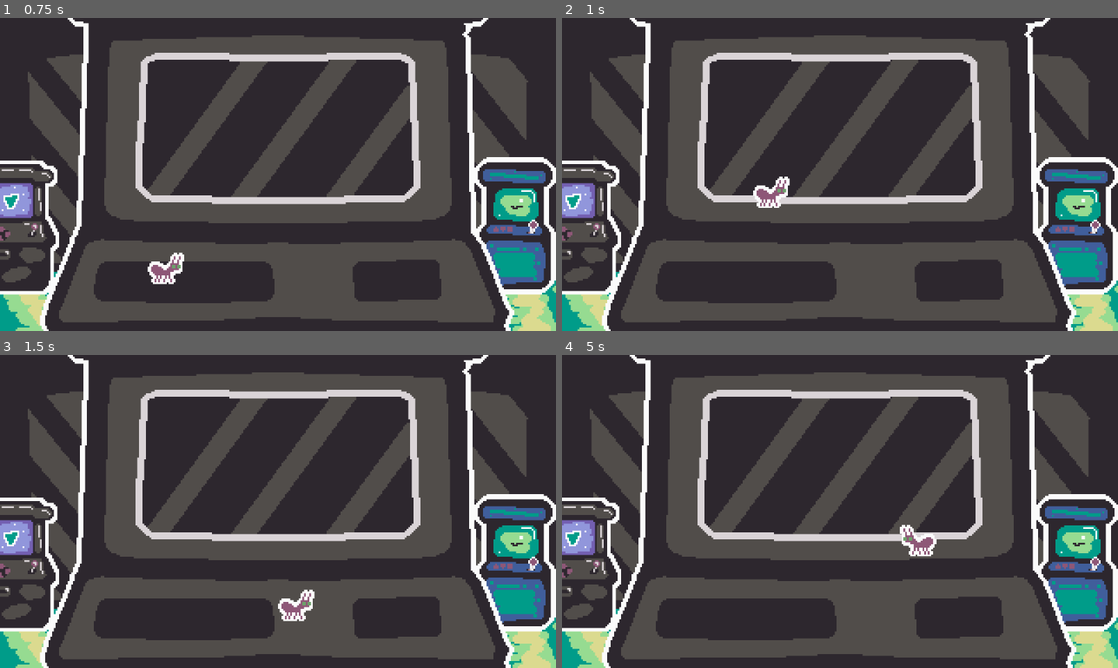
Above: before the commit, frames 1-4 (two rows, left to right).
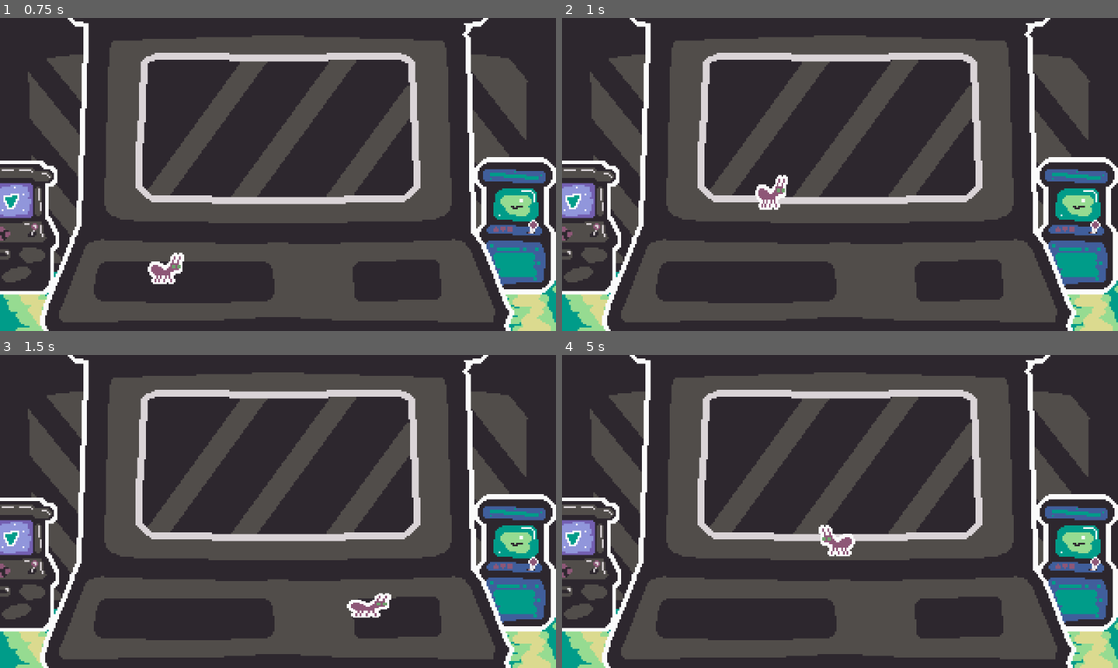
Above: after the commit, the same moments.

Repository: Renan-G-projec/LittleJameGam
Game: Godot game, scene res://scenes/main.tscn
Same seed, same stepped clock (60 frames per second), same inputs: the game is played once before the commit and once after it.
Inputs:
- Up to frame 1 (0.75 s): tap Enter at 0.5 s; hold Right (ant_move_right) from 0.53 s (still down); tap Shift (ant_dash, bound only after the commit) at 0.6 s
- Up to frame 2 (1 s): keep holding Right (ant_move_right); tap Space (ant_jump) at 0.77 s
- Up to frame 3 (1.5 s): keep holding Right (ant_move_right); tap Shift (ant_dash, bound only after the commit) at 1.35 s
- Up to frame 4 (5 s): tap Space (ant_jump) at 1.52, 3.02, 3.77, 4.52 s; release Right (ant_move_right) at 2.03 s; hold A (ant_move_left) 2.03-2.78 s; tap Shift (ant_dash, bound only after the commit) every 0.75 s from 2.1 to 4.35 s; hold Right (ant_move_right) 2.78-4.28 s; hold A (ant_move_left) from 4.28 s (still down)

Frame 1 is identical in both runs. In frame 2, 0.2% of the frame differs, in the area x 34-41%, y 50-62%; in frame 3, 0.8%; in frame 4, 0.9%, in the area x 46-68%, y 54-65%.

Commit message:
feat: Added dash to the ant and juice to dash/jump. AMDG

Diff:
--- a/project.godot
+++ b/project.godot
@@ -46,6 +46,11 @@
 , Object(InputEventKey,"resource_local_to_scene":false,"resource_name":"","device":-1,"window_id":0,"alt_pressed":false …(183 unchanged characters)…
 ]
 }
+ant_dash={
+"deadzone": 0.2,
+"events": [Object(InputEventKey,"resource_local_to_scene":false,"resource_name":"","device":-1,"window_id":0,"alt_pressed":false,"shift_pressed":false,"ctrl_pressed":false,"meta_pressed":false,"pressed":false,"keycode":0,"physical_keycode":4194325,"key_label":0,"unicode":0,"location":0,"echo":false,"script":null)
+]
+}
 
 [physics]
 
--- a/scripts/player.gd
+++ b/scripts/player.gd
@@ -5,12 +5,16 @@
 
 const SPEED = 100.0
 const JUMP_VELOCITY = -300.0
+const DASH_VELOCITY = 800.0
 
 @onready var _sprite: AnimatedSprite2D = $AnimatedSprite2D
 @onready var _feel_component: FeelComponent = $FeelComponent
 @onready var _jump_input_buffer_timer: Timer = $JumpInputBufferTimer
 
 var _jump_input_buffer: bool = false
+var _can_dash: bool = false
+
+var _facing_direction: int = 1
 
 func _physics_process(delta: float) -> void:
 	_update_velocity(delta)
@@ -34,15 +38,33 @@
 
 	var direction := Input.get_axis("ant_move_left", "ant_move_right")
 	if direction:
-		velocity.x = direction * SPEED
+		if abs(velocity.x) < abs(SPEED * direction):
+			velocity.x = direction * SPEED
+		else:
+			velocity.x = lerpf(velocity.x, SPEED * direction, delta * 15)
+
+		_facing_direction = sign(direction)
 		_sprite.flip_h = direction < 0
 	else:
-		velocity.x = move_toward(velocity.x, 0, SPEED)
+		velocity.x = lerpf(velocity.x, 0, delta * 15)
+
+
+	if _can_dash && Input.is_action_just_pressed("ant_dash"):
+		_dash(DASH_VELOCITY, _facing_direction)
 
 func _jump() -> void:
 	_jump_input_buffer = false
+	_can_dash = true
 	velocity.y = JUMP_VELOCITY
-	_feel_component.squash_animation(_sprite, Vector2(0.7, 1.3), 0.2)
+	_feel_component.squash_animation(_sprite, Vector2(0.5, 1.5), 0.4)
+
+func _dash(force: float, direction: int) -> void:
+	if !_can_dash: return
+	_can_dash = false
+
+	velocity.x = force * direction
+	_sprite.flip_h = direction < 0
+	_feel_component.squash_animation(_sprite, Vector2(1.5, 0.5), 0.4)
 
 func _on_jump_input_buffer_timer_timeout() -> void:
 	_jump_input_buffer = false
